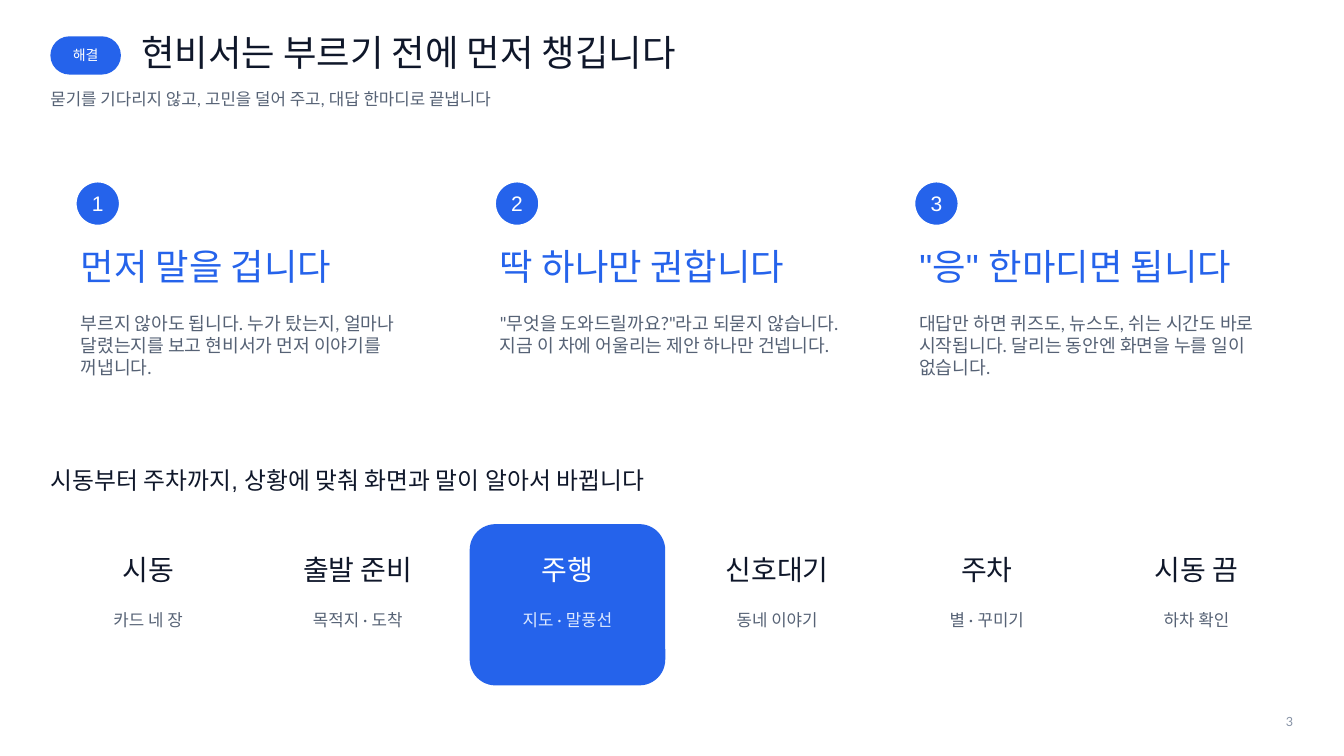
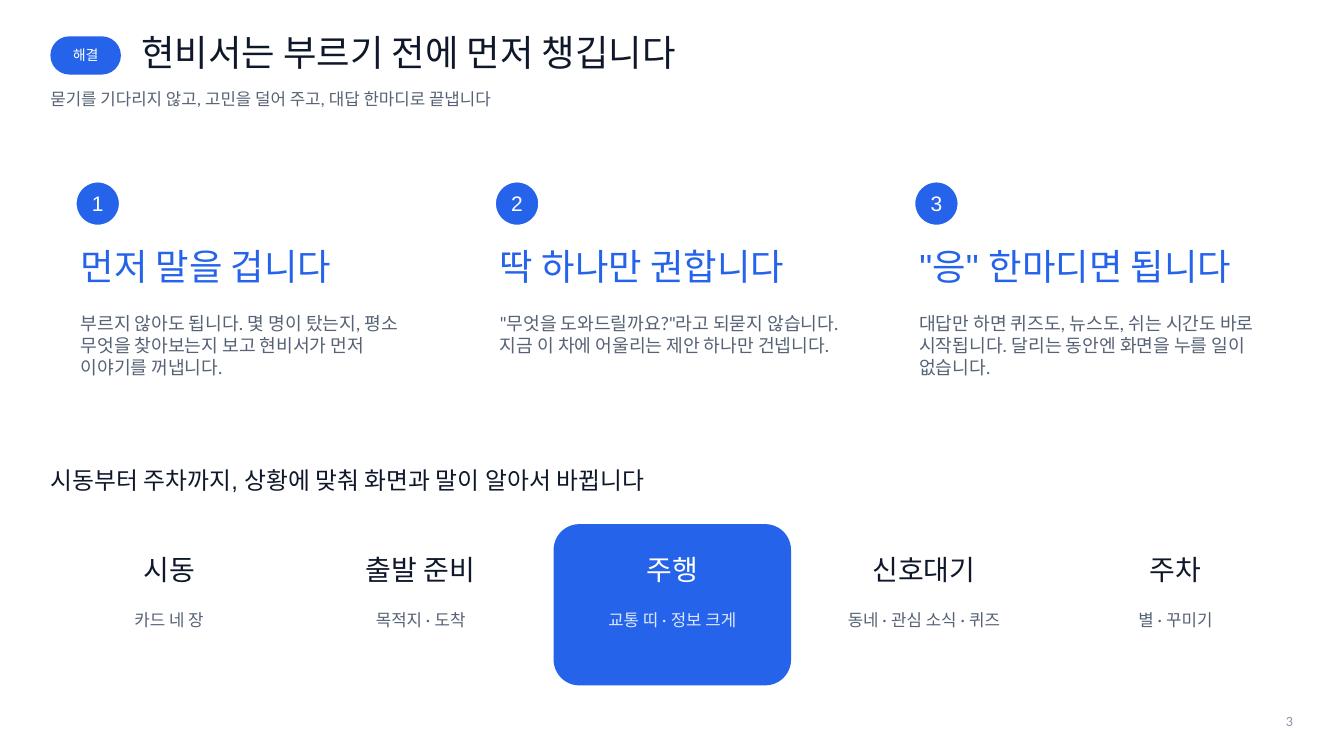
Before and after one commit to somanghao/hyunbiseo, a slide deck: slide 3 of docs/submission/현비서_소개자료.pptx. Drawn at 1344x756 pixels with LibreOffice and Linux fonts; fonts in the diff are those of the drawing; background and template pictures are left out. Boxes give left, top, right and bottom in pixels: in the first picture for what was removed or moved away, otherwise in the second. Text is boxed around its words. In the diff, an @@ line names an element or a change of style, - is before the commit and + after.

```diff
--- a/docs/submission/현비서_소개자료.pptx
+++ b/docs/submission/현비서_소개자료.pptx
@@ text at (81,315,398,376): text changed @@
-부르지 않아도 됩니다. 누가 탔는지, 얼마나 달렸는지를 보고 현비서가 먼저 이야기를 꺼냅니다.
+부르지 않아도 됩니다. 몇 명이 탔는지, 평소 무엇을 찾아보는지 보고 현비서가 먼저 이야기를 꺼냅니다.
@@ rounded rectangle: place and size @@
-rounded rectangle at (50,524,246,686)
+rounded rectangle at (50,524,288,686)
@@ rounded rectangle: place and size @@
-rounded rectangle at (260,524,456,686)
+rounded rectangle at (302,524,540,686)
@@ rounded rectangle: place and size @@
-rounded rectangle at (470,524,665,686)
+rounded rectangle at (554,524,791,686)
@@ rounded rectangle: place and size @@
-rounded rectangle at (680,524,875,686)
+rounded rectangle at (806,524,1044,686)
@@ rounded rectangle: place and size @@
-rounded rectangle at (889,524,1085,686)
+rounded rectangle at (1057,524,1295,686)
@@ rounded rectangle removed at (1099,524,1295,686) @@
@@ text "시동": place and size @@
-text "시동" at (122,556,174,583)
+text "시동" at (143,556,195,583)
@@ text "출발 준비": place and size @@
-text "출발 준비" at (303,556,413,583)
+text "출발 준비" at (366,556,476,583)
@@ text "주행": place and size @@
-text "주행" at (542,557,594,582)
+text "주행" at (647,557,699,582)
@@ text "신호대기": place and size @@
-text "신호대기" at (726,556,829,583)
+text "신호대기" at (872,556,975,583)
@@ text "주차": place and size @@
-text "주차" at (961,556,1013,583)
+text "주차" at (1150,556,1202,583)
@@ text removed at (1155,556,1238,583) @@
-시동 끔
@@ text "카드 네 장": place and size @@
-text "카드 네 장" at (113,612,182,628)
+text "카드 네 장" at (134,612,203,628)
@@ text "목적지 · 도착": place and size @@
-text "목적지 · 도착" at (313,612,403,628)
+text "목적지 · 도착" at (376,612,466,628)
@@ text at (608,612,736,628): text changed @@
-지도 · 말풍선
+교통 띠 · 정보 크게
@@ text at (848,612,1000,628): text changed @@
-동네 이야기
+동네 · 관심 소식 · 퀴즈
@@ text "별 · 꾸미기": place and size @@
-text "별 · 꾸미기" at (950,612,1024,628)
+text "별 · 꾸미기" at (1138,612,1212,628)
@@ text removed at (1164,612,1229,628) @@
-하차 확인
```
Also in this commit, not shown: 11 other slides changed, 4 slides added, 20 other files.
